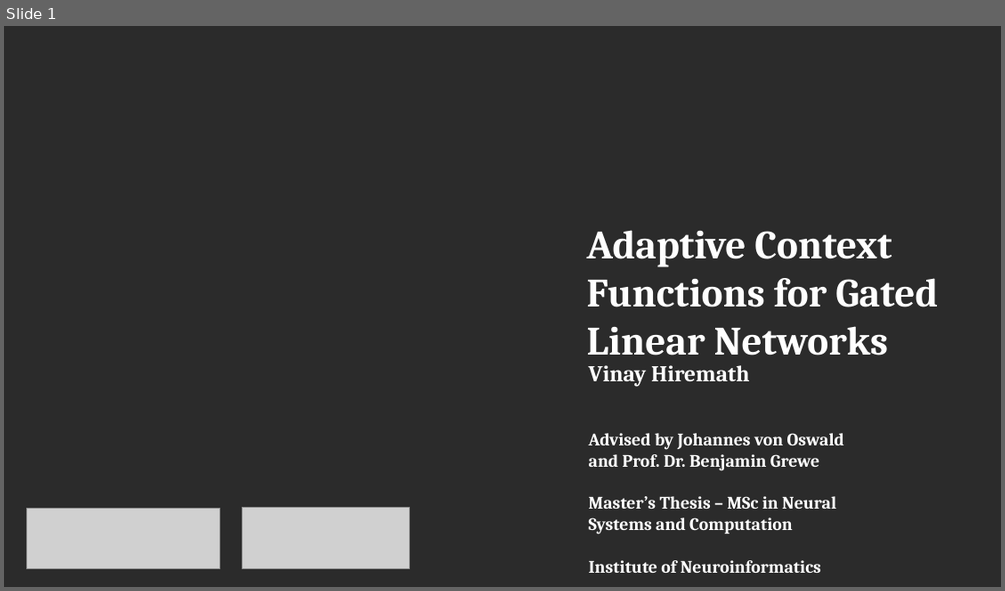
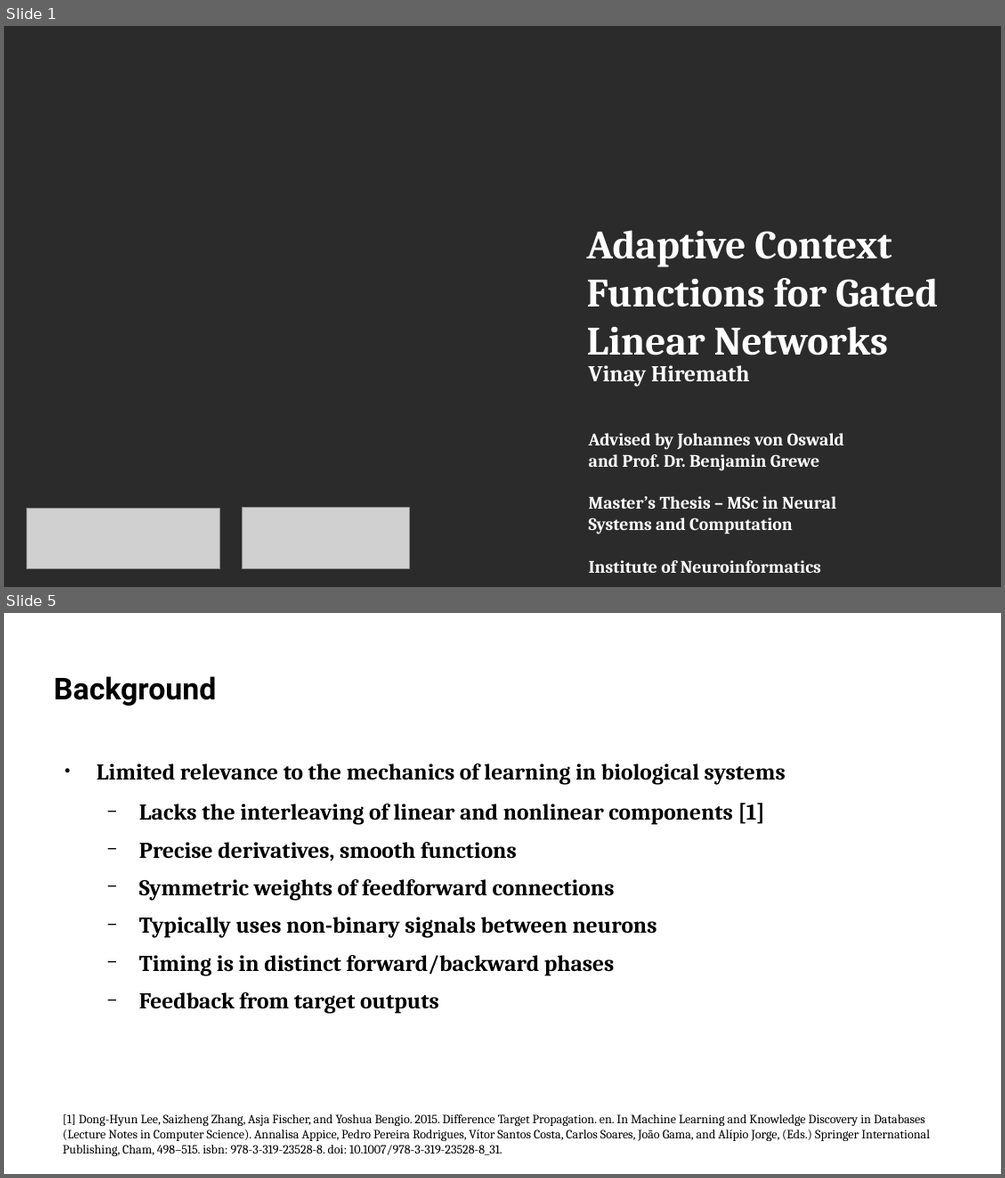
Before and after one commit to vinayh/gln-thesis, a slide deck: Presentation.odp. Shown one above the other, each under a label of ours: slide 1 before the commit, slides 1 and 5 after it; the slides between them are not shown. The pictures are 1005x591 and 1005x1178 pixels, drawn with LibreOffice and Linux fonts; fonts in the diff are those of the drawing; grey boxes stand for pictures; background and template pictures are left out; a plain dark background stands for a picture behind light text. Boxes give left, top, right and bottom in pixels: in the first picture for what was removed or moved away, otherwise in the second. Text is boxed around its words. In the diff, an @@ line names an element or a change of style, - is before the commit and + after.

```diff
--- a/Presentation.odp
+++ b/Presentation.odp
@@ slide 5 added at (4,613,1001,1174), background picture (left out) @@
@@ title added at (54,676,216,706), 24 pt, text #000000, bold @@
+Background
@@ text added at (97,763,785,1013), 18 pt, text #000000, bold @@
+● Limited relevance to the mechanics of learning in biological systems
+  − Lacks the interleaving of linear and nonlinear components [1]
+  − Precise derivatives, smooth functions
+  − Symmetric weights of feedforward connections
+  − Typically uses non-binary signals between neurons
+  − Timing is in distinct forward/backward phases
+  − Feedback from target outputs
@@ text added at (63,1114,930,1156), 10 pt, text #000000 @@
+[1] Dong-Hyun Lee, Saizheng Zhang, Asja Fischer, and Yoshua Bengio. 2015. Difference Target Propagation. en. In Machine Learning and Knowledge Discovery in Databases (Lecture Notes in Computer Science). Annalisa Appice, Pedro Pereira Rodrigues, Vítor Santos Costa, Carlos Soares, João Gama, and Alípio Jorge, (Eds.) Springer International Publishing, Cham, 498–515. isbn: 978-3-319-23528-8. doi: 10.1007/978-3-319-23528-8_31.
@@ text added at (129,1152,275,1174), 12 pt, text #FFFFFF @@
+September 14, 2021
@@ page number added at (837,1152,950,1174), 12 pt, text #FFFFFF @@
+5/19
```
Also in this commit, not shown: 17 other slides added, 2 slides removed, 2 other files.
